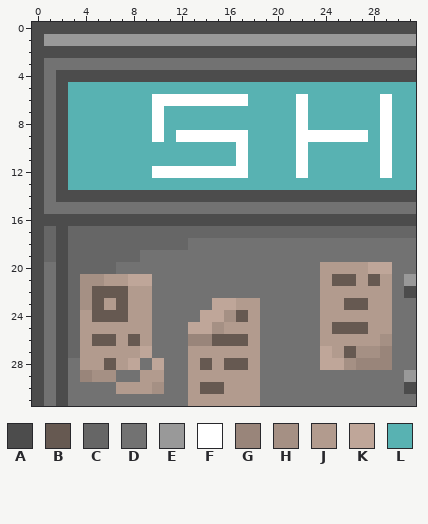
Pixel-art sprite: oochamon_editor_godot/tiles/t00_009.png. The picture above is the old version.
The file is 32x32 pixels.
Palette (. is transparent): A #4c4c4c  B #665951  C #666666  D #727272  E #999999  F #ffffff  G #99857a  H #a59084  J #b29b8e  K #bfa699  L #58b2b2
Pixels before, first column x 0:
 0 AAAAAAAAAAAAAAAAAAAAAAAAAAAAAAAA
 1 AEEEEEEEEEEEEEEEEEEEEEEEEEEEEEEE
 2 AAAAAAAAAAAAAAAAAAAAAAAAAAAAAAAA
 3 ADDDDDDDDDDDDDDDDDDDDDDDDDDDDDDD
 4 ADAAAAAAAAAAAAAAAAAAAAAAAAAAAAAA
 5 ADALLLLLLLLLLLLLLLLLLLLLLLLLLLLL
 6 ADALLLLLLLFFFFFFFFLLLLFLLLLLLFLL
 7 ADALLLLLLLFLLLLLLLLLLLFLLLLLLFLL
 8 ADALLLLLLLFLLLLLLLLLLLFLLLLLLFLL
 9 ADALLLLLLLFLFFFFFFLLLLFFFFFFLFLL
10 ADALLLLLLLLLLLLLLFLLLLFLLLLLLFLL
11 ADALLLLLLLLLLLLLLFLLLLFLLLLLLFLL
12 ADALLLLLLLFFFFFFFFLLLLFLLLLLLFLL
13 ADALLLLLLLLLLLLLLLLLLLLLLLLLLLLL
14 ADAAAAAAAAAAAAAAAAAAAAAAAAAAAAAA
15 ADDDDDDDDDDDDDDDDDDDDDDDDDDDDDDD
16 AAAAAAAAAAAAAAAAAAAAAAAAAAAAAAAA
17 ACACCCCCCCCCCCCCCCCCCCCCCCCCCCCC
18 ACACCCCCCCCCCDDDDDDDDDDDDDDDDDDD
19 ACACCCCCCDDDDDDDDDDDDDDDDDDDDDDD
20 ADACCCCDDDDDDDDDDDDDDDDDJJJJKKDD
21 ADACHHJJKKDDDDDDDDDDDDDDJBBJBJDE
22 ADACHBBBJJDDDDDDDDDDDDDDJJJJJJDA
23 ADACHBJBJJDDDDDKKJJDDDDDJJBBJJDD
24 ADACJBBBJJDDDDKKHBJDDDDDJJJJJJDD
25 ADACJJJJJJDDDKKHJJJDDDDDJBBBJJDD
26 ADACJBBJBJDDDGGBBBJDDDDDJJJJJHDD
27 ADACJJJJJKDDDJJJJJJDDDDDKJBHHGDD
28 ADADJJBJKDKDDJBJBBJDDDDDKKHGGGDD
29 ADADGHHDDJJDDJJJJJJDDDDDDDDDDDDE
30 ADADDDDJJJHDDJBBJJJDDDDDDDDDDDDA
31 ADADDDDDDDDDDJJJJJJDDDDDDDDDDDDD
The same view after the edit:
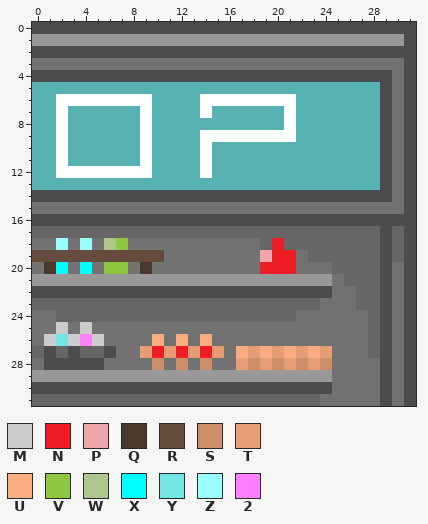
Colours new in this view: M #cccccc  N #ee1c24  P #eea6a9  Q #4c392d  R #664c3c  S #cc8d69  T #e59e76  U #faad81  V #8dc73f  W #adc78b  X #00ffff  Y #72e5e5  Z #99ffff  2 #ff7fff
The edit:
Changed rows in their new state; - is an unchanged pixel.
first column x 0:
 1 E------------------------------A
 3 D------------------------------A
 4 -A----------------------------D-
 5 LLL--------------------------ADA
 6 LLFFFFFFFFLLLL----FFFFL------ADA
 7 LLF------FL---F------FL------ADA
 8 LLF------FL----------FL------ADA
 9 LLF------FL-LL----FFFFLLLLLL-ADA
10 LLF------F----F--L----L------ADA
11 LLF------F----F--L----L------ADA
12 LLFFFFFFFFLLLL-LLL----L------ADA
13 LLL--------------------------ADA
14 -A----------------------------D-
15 D------------------------------A
17 C-C--------------------------A-A
18 DDZDZDWVDDDDD------CNCCCCCCCCACA
19 RRRRRRRRRRR--------PNN-CCCCCCACA
20 DQXDXDVV-Q---------NNN--DCCCCA-A
21 EEEEEEEEEEEEEEEEEEEEEEEEEDCCCA-A
22 -A-AAAAAAAAAAAAAAAAAAAAAADDCCA--
23 CCC-CCCCCCCCCCCCCCCCCCCCDDDCCA-A
24 D-C-CCCCCCCCCCCCCCCCCC--DDDDCA-A
25 D-MDMDDDDD---DDDDDD-----DDDDCA-A
26 DMYM2MDDDDU-UDUDDDD-----DDDDCA-A
27 CACACCADDTNTNTNTDUTUTUTUTDDDCA-A
28 DA-AAADDD-S-SDSDDTSTSTSTSDDDDA-A
29 EEEEEEEEEEEEEEEEEEEEEEEEE----A-A
30 -A-AAAAAAAAAAAAAAAAAAAAAA----A--
31 CCCCCCCCCCCCCCCCCCCCCCCC-----A-A
Pixel boxes of the changes (left, top, right, bottom) in both pictures:
changed: (32, 34, 416, 406)
